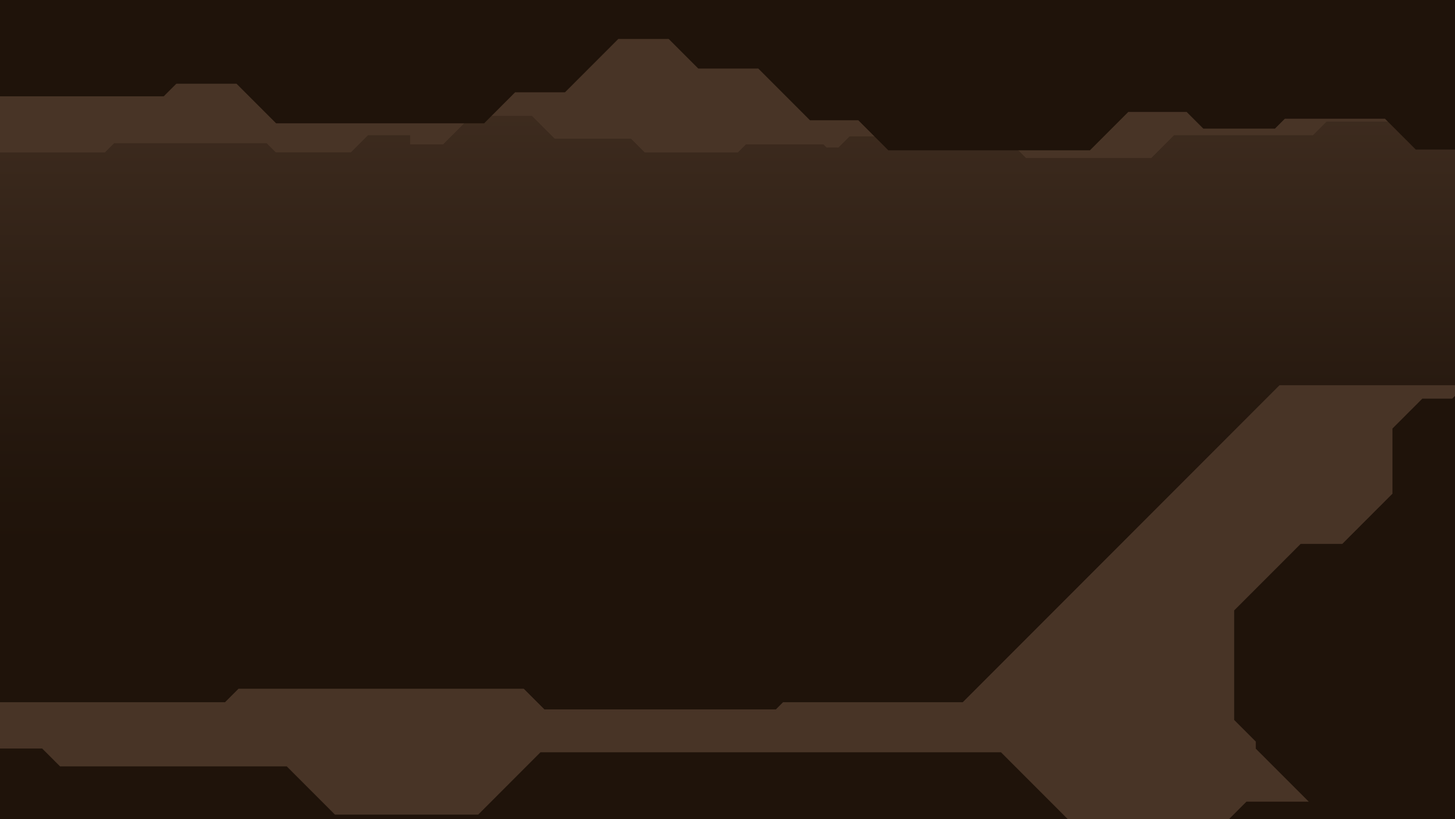
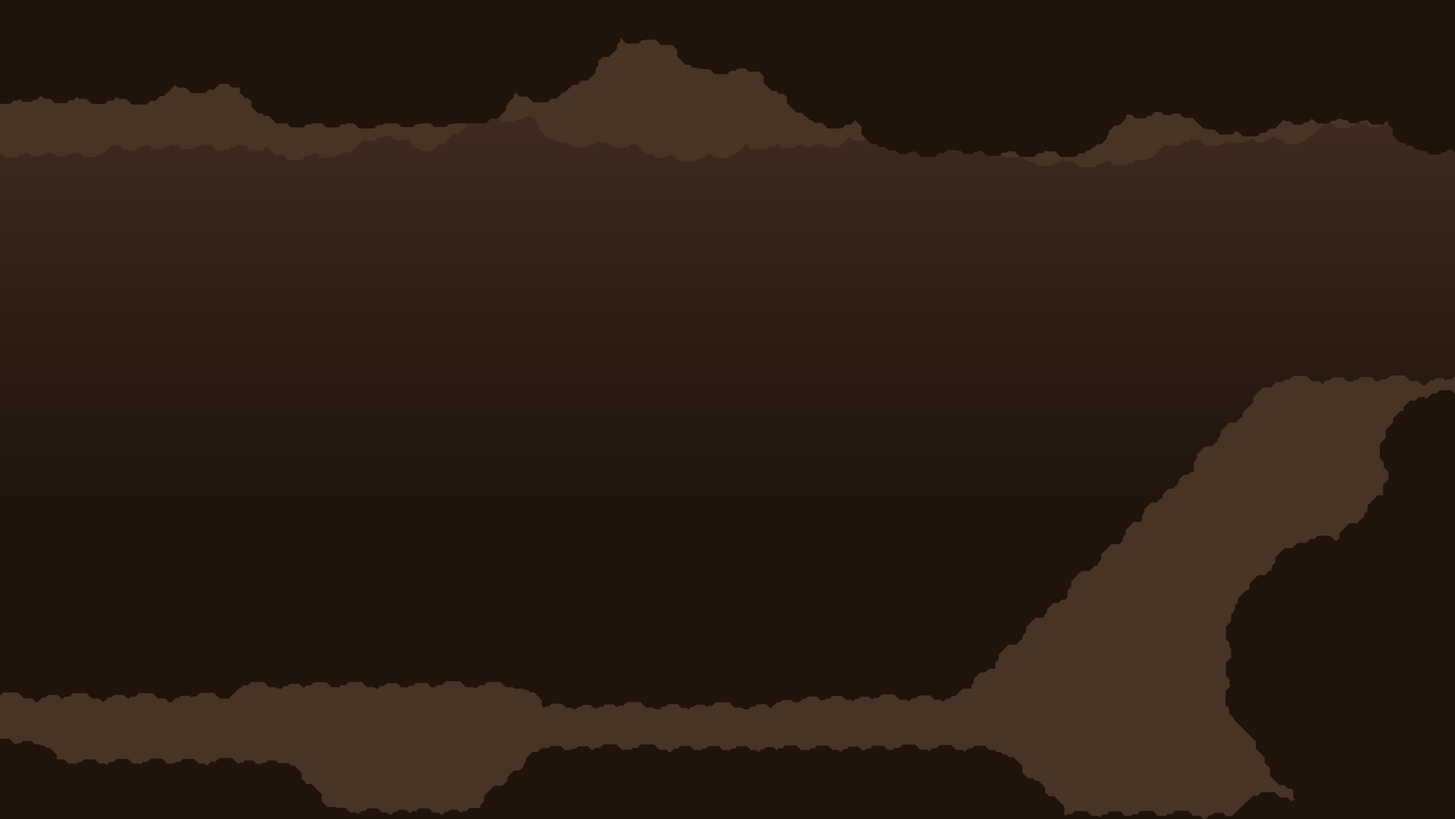
Comparing the layer stacks of the two 1455×819 images. Changes:
painted on "ForeGround" over [0, 38, 1455, 819]
painted on "PlayerGround" over [0, 115, 1455, 710]
